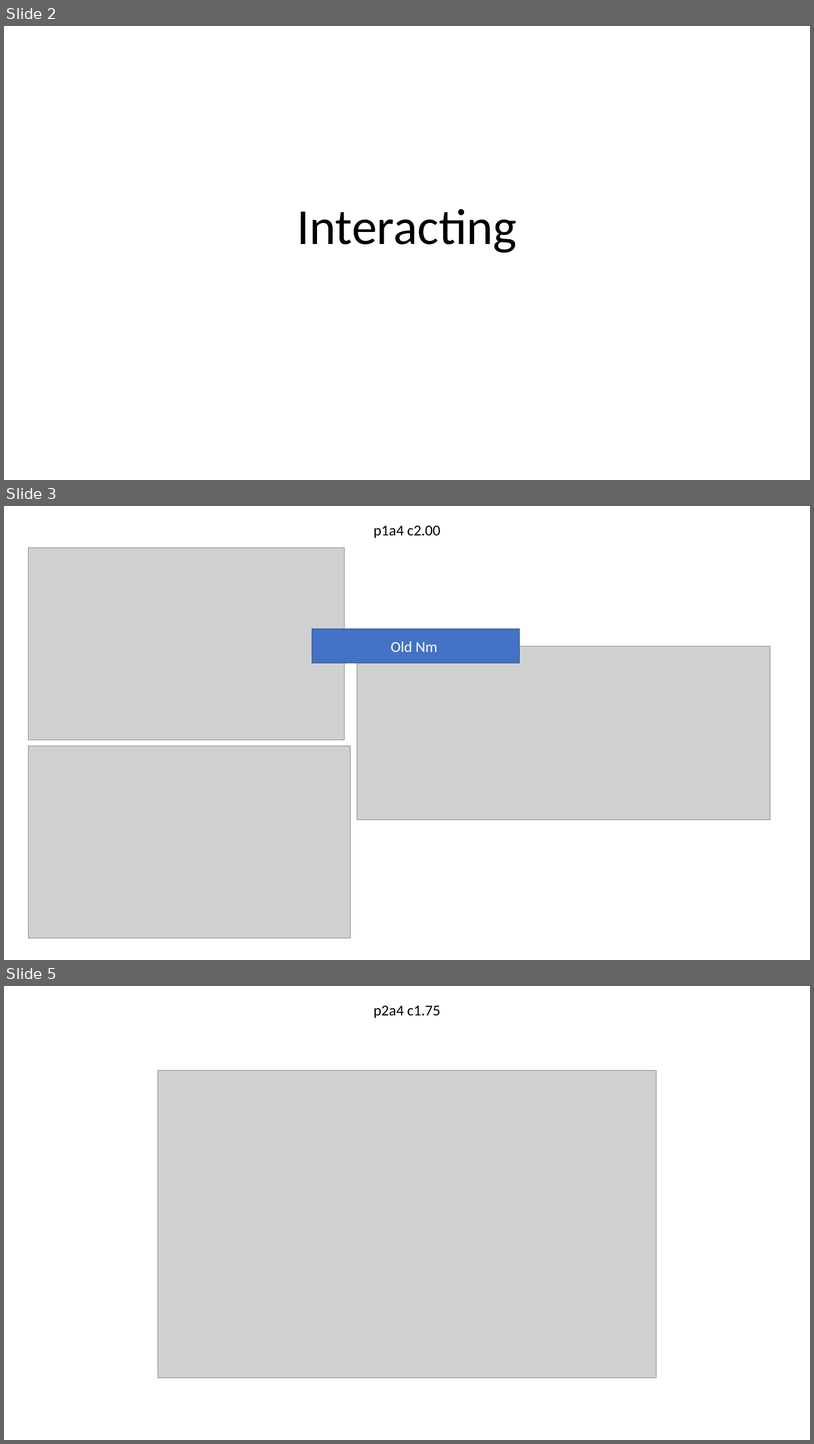
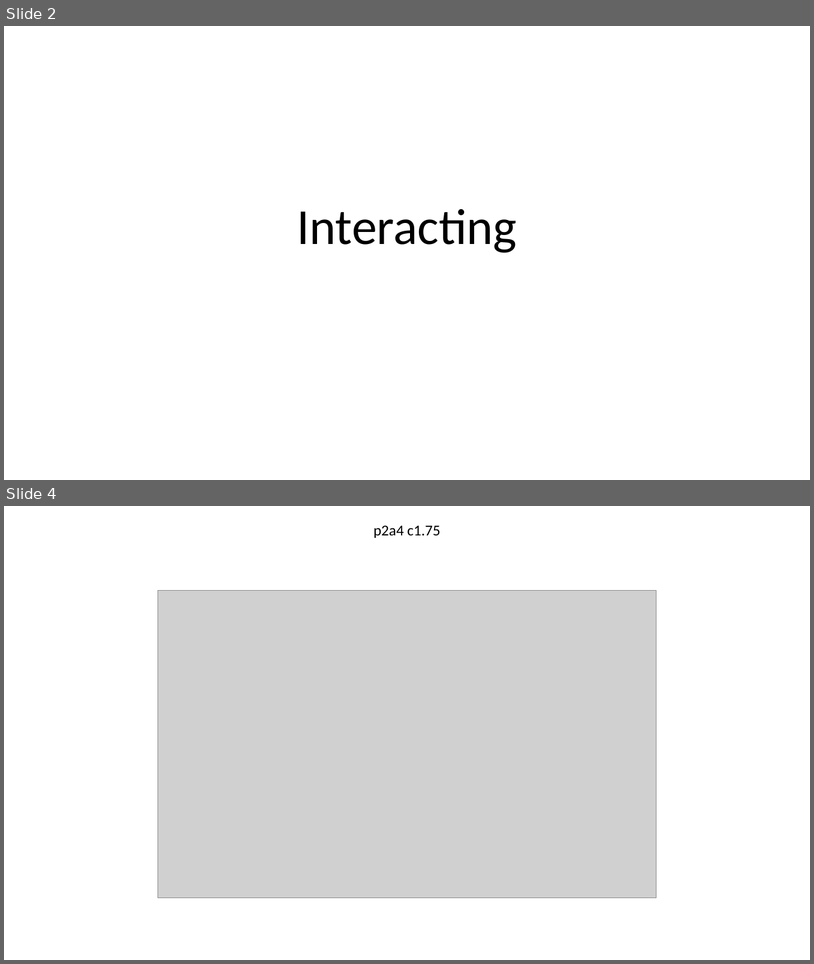
Before and after one commit to tyokokur/presentations, a slide deck: SYSG.pptx. Shown one above the other, each under a label of ours: slides 2, 3 and 5 before the commit, slides 2 and 4 after it; the slides between them are not shown. The pictures are 814x1444 and 814x964 pixels, drawn with LibreOffice and Linux fonts; fonts in the diff are those of the drawing; grey boxes stand for pictures. Boxes give left, top, right and bottom in pixels: in the first picture for what was removed or moved away, otherwise in the second. Text is boxed around its words. In the diff, an @@ line names an element or a change of style, - is before the commit and + after.

```diff
--- a/SYSG.pptx
+++ b/SYSG.pptx
@@ slide 3 removed at (4,506,810,960), background #FFFFFF @@
@@ text removed at (374,525,440,538) @@
-p1a4 c2.00
@@ picture removed at (28,548,344,740) @@
@@ rectangle removed at (312,629,520,663) @@
-Old Nm
@@ picture removed at (357,646,771,819) @@
@@ picture removed at (28,745,351,938) @@
@@ what was slide 5 is now slide 4 @@
```
Also in this commit, not shown: 1 slide changed.
